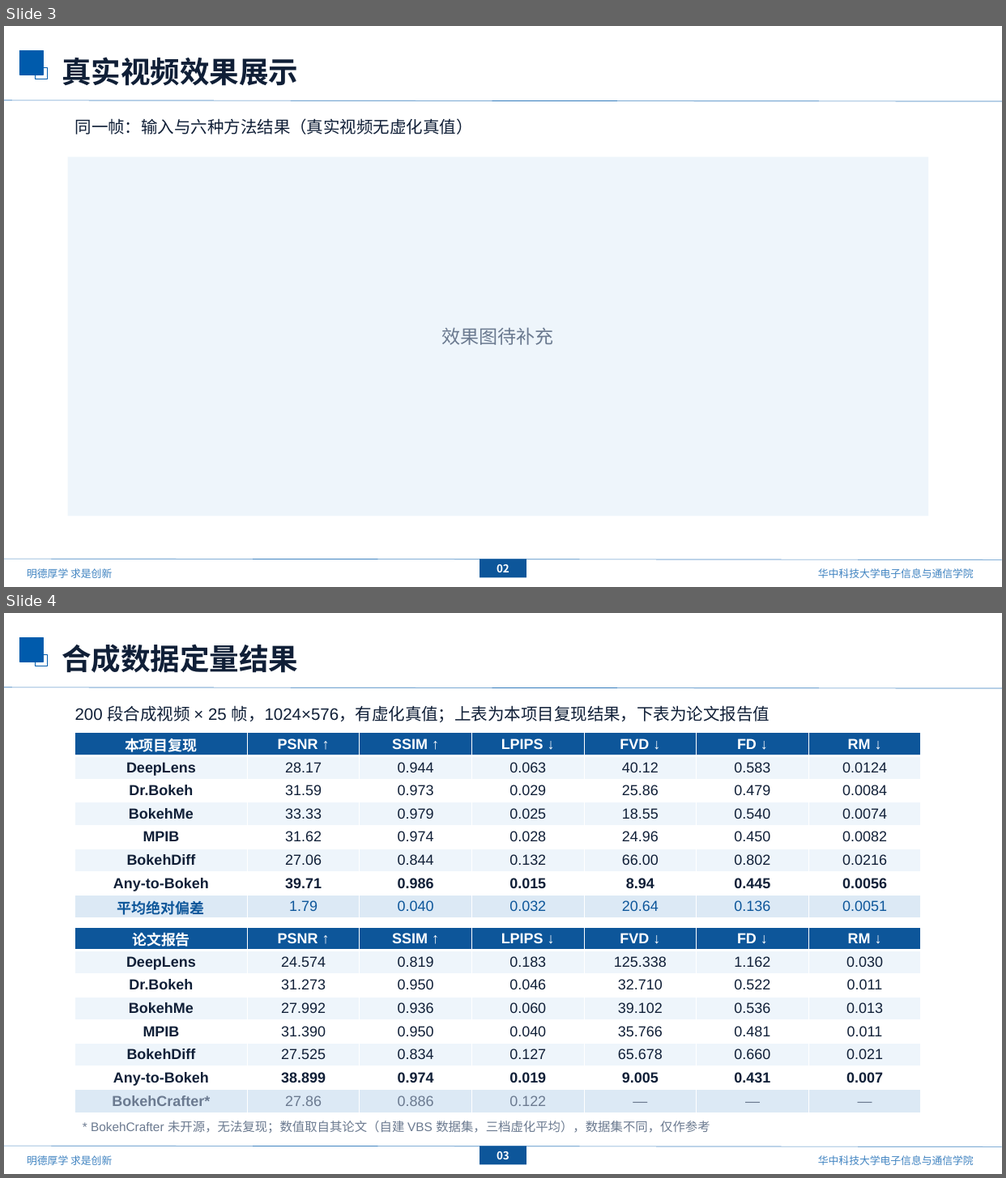
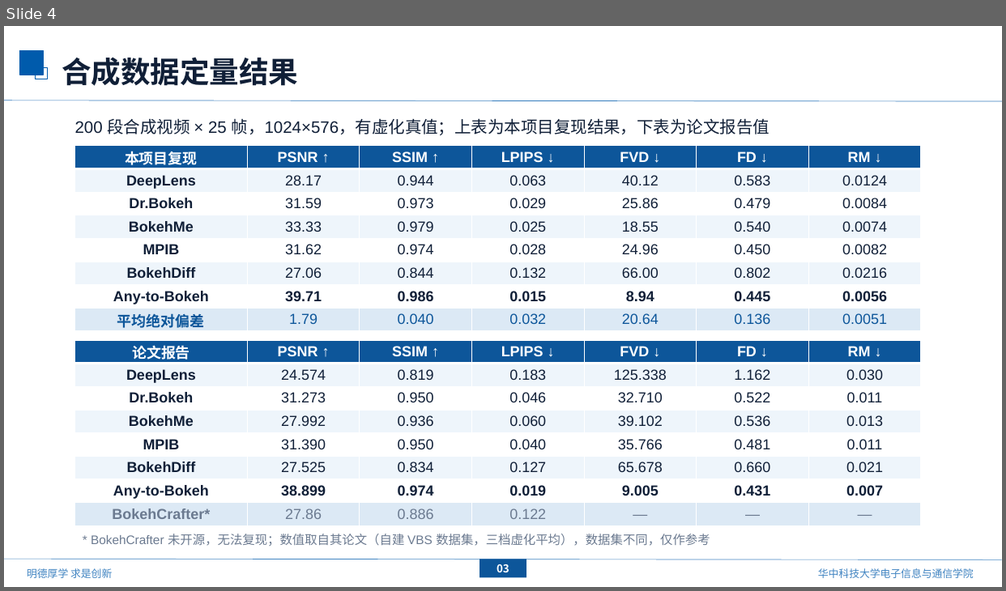
Before and after one commit to mengmcy1/OPPO-depth-guided-video-bokeh, a slide deck: 汇报/2026-09-30_基线方法复现结果/基线方法复现结果_0930.pptx. Shown one above the other, each under a label of ours: slides 3 and 4 before the commit, slide 4 after it. The pictures are 1006x1178 and 1006x591 pixels, drawn with LibreOffice and Linux fonts; fonts in the diff are those of the drawing; background and template pictures are left out. Boxes give left, top, right and bottom in pixels: in the first picture for what was removed or moved away, otherwise in the second. Text is boxed around its words. In the diff, an @@ line names an element or a change of style, - is before the commit and + after.

```diff
--- a/汇报/2026-09-30_基线方法复现结果/基线方法复现结果_0930.pptx
+++ b/汇报/2026-09-30_基线方法复现结果/基线方法复现结果_0930.pptx
@@ slide 3 removed at (4,26,1002,587), background #FFFFFF; not listed: 7 template elements that a slide beside it also shows @@
@@ text removed at (62,57,298,86) @@
-真实视频效果展示
@@ text removed at (75,118,473,135) @@
-同一帧：输入与六种方法结果（真实视频无虚化真值）
@@ rectangle removed at (68,157,928,516) @@
-效果图待补充
@@ rectangle removed at (479,559,526,578) @@
-02
```
Also in this commit, not shown: 2 slides added, 1 other slide removed, 1 other file.
